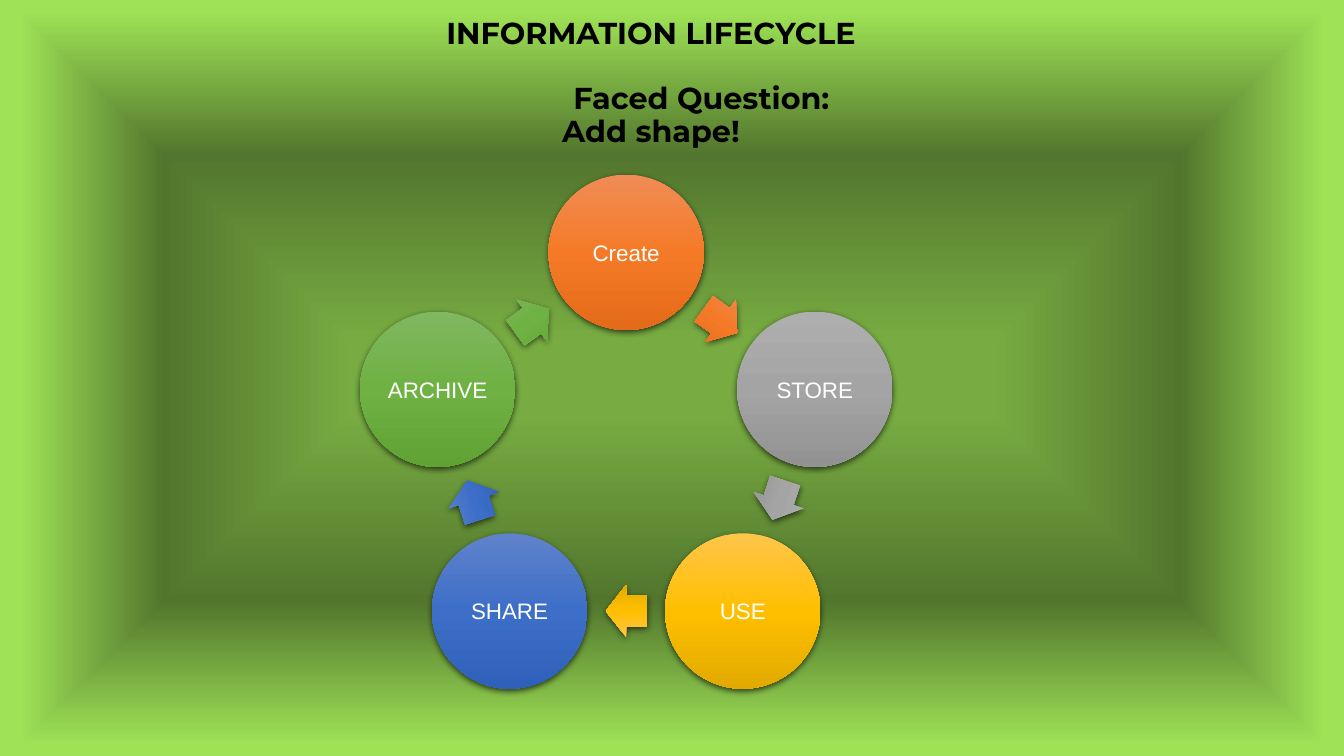
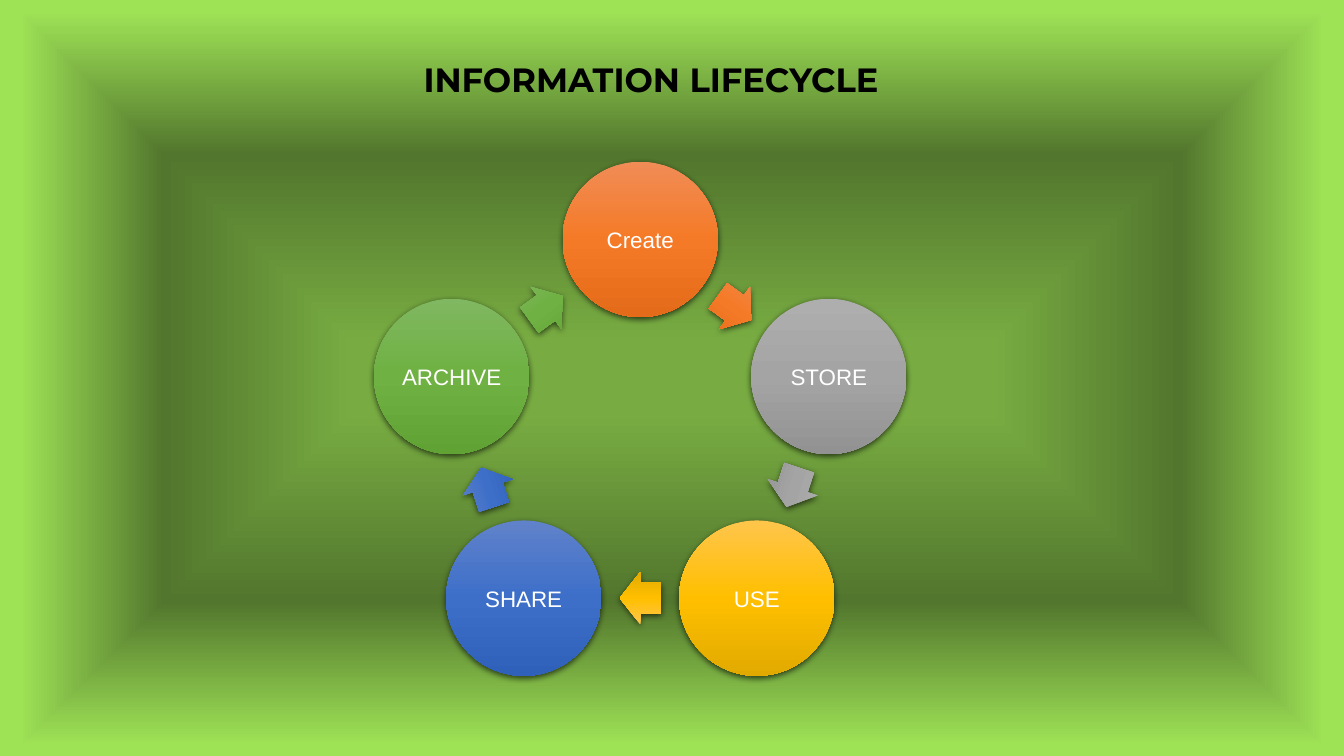
Before and after one commit to mutanganajoseph/Documents, a slide deck: slide 3 of auca/sem-1/intro-to-computer/presentation/Presentation1.pptx. Drawn at 1344x756 pixels with LibreOffice and Linux fonts; fonts in the diff are those of the drawing. Boxes give left, top, right and bottom in pixels: in the first picture for what was removed or moved away, otherwise in the second. Text is boxed around its words. In the diff, an @@ line names an element or a change of style, - is before the commit and + after.

```diff
--- a/auca/sem-1/intro-to-computer/presentation/Presentation1.pptx
+++ b/auca/sem-1/intro-to-computer/presentation/Presentation1.pptx
@@ title at [424, 68, 879, 93]: text changed; size 21.6 to 24 pt @@
-INFORMATION LIFECYCLE
-Faced Question:
-Add shape!
+INFORMATION LIFECYCLE
@@ right arrow: place and size @@
-right arrow at [500, 287, 564, 354]
+right arrow at [514, 275, 578, 342]
@@ right arrow: place and size @@
-right arrow at [688, 287, 753, 354]
+right arrow at [702, 275, 767, 342]
@@ 5 texts, 5 ellipses, 3 right arrows: place and size @@
-5 texts, 5 ellipses, 3 right arrows at [360, 174, 892, 689]
+5 texts, 5 ellipses, 3 right arrows at [374, 161, 906, 676]
```
Also in this commit, not shown: 2 other slides changed, 4 other files.
